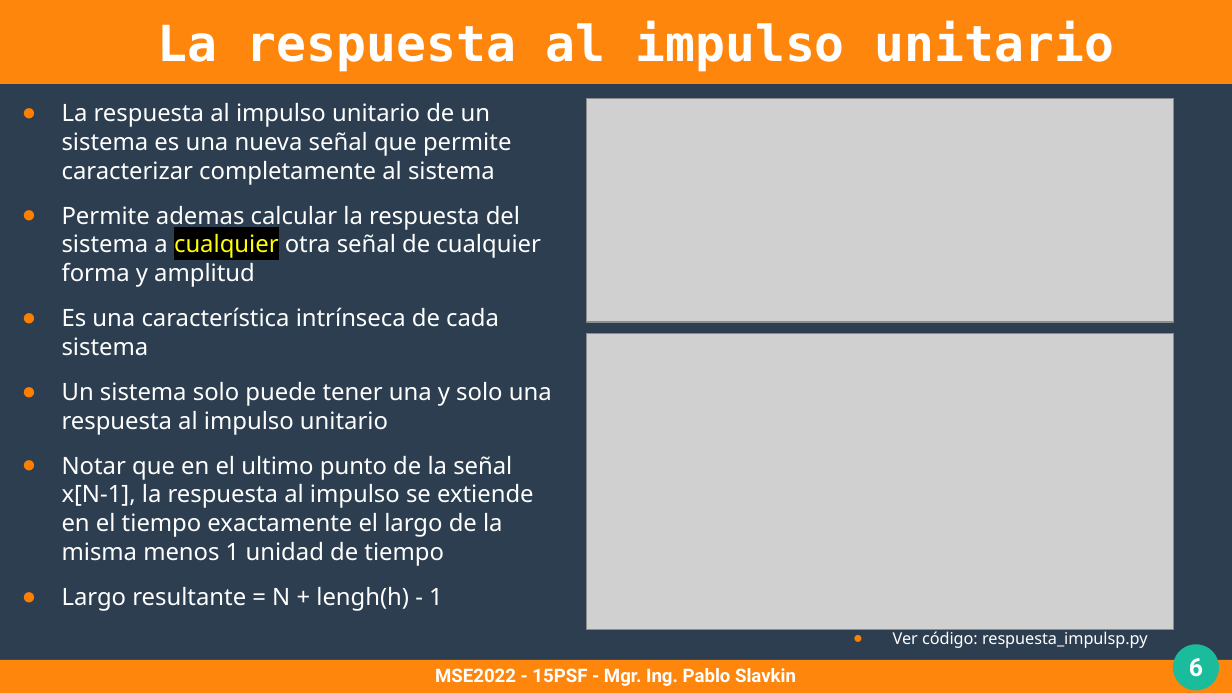
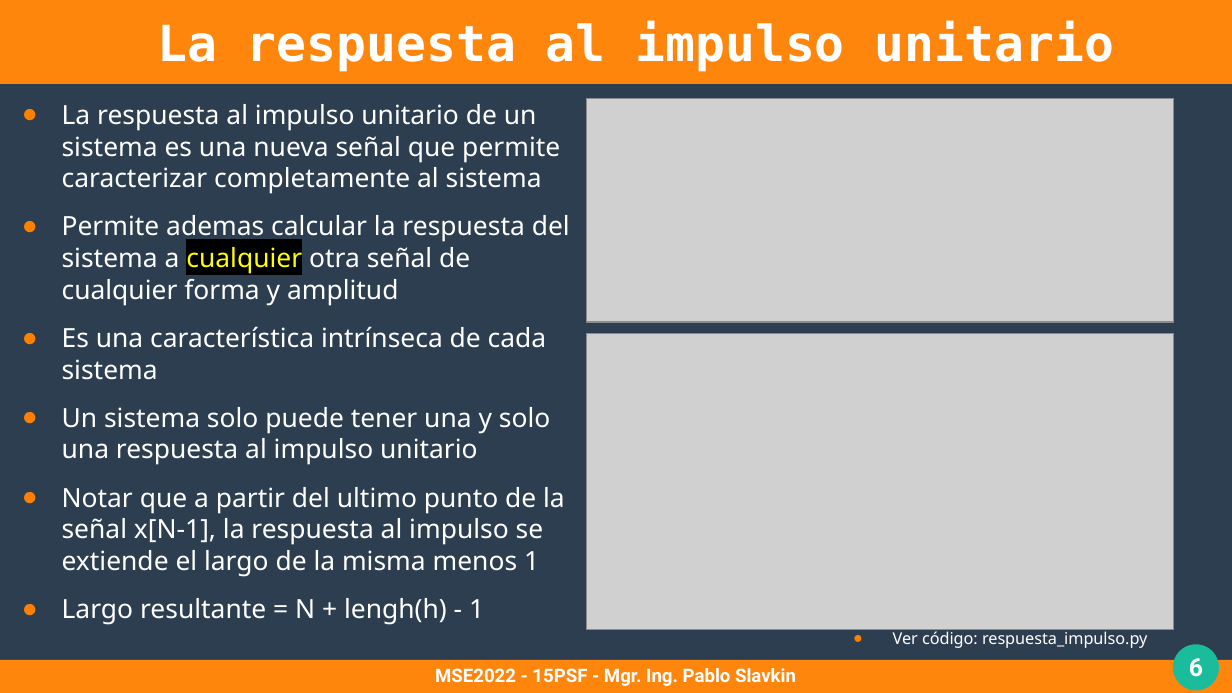
Before and after one commit to pslavkin/psf_2022, a slide deck: slide 6 of clases/5_clase/5_clase.odp. Drawn at 1232x693 pixels with LibreOffice and Linux fonts; fonts in the diff are those of the drawing; grey boxes stand for pictures. Boxes give left, top, right and bottom in pixels: in the first picture for what was removed or moved away, otherwise in the second. Text is boxed around its words. In the diff, an @@ line names an element or a change of style, - is before the commit and + after.

```diff
--- a/clases/5_clase/5_clase.odp
+++ b/clases/5_clase/5_clase.odp
@@ text at (62, 104, 570, 625): size 15.4 to 17.1 pt in "La respuesta al impulso unitario de un ...", "Permite ademas calcular la respuesta del sistema ...", "Es una característica intrínseca de cada sistema", "Un sistema solo puede tener una y ..." and 1 more places @@
@@ text at (62, 487, 565, 577): text changed; size 15.4 to 17.1 pt @@
-● Notar que en el ultimo punto de la señal x[N-1], la respuesta al impulso se extiende en el tiempo exactamente el largo de la misma menos 1 unidad de tiempo
+● Notar que a partir del ultimo punto de la señal x[N-1], la respuesta al impulso se extiende el largo de la misma menos 1
@@ text at (893, 629, 1147, 648): text changed @@
-● Ver código: respuesta_impulsp.py
+● Ver código: respuesta_impulso.py
```
Also in this commit, not shown: 8 other slides changed, 2 slides added, 1 slide removed, 15 other files.
